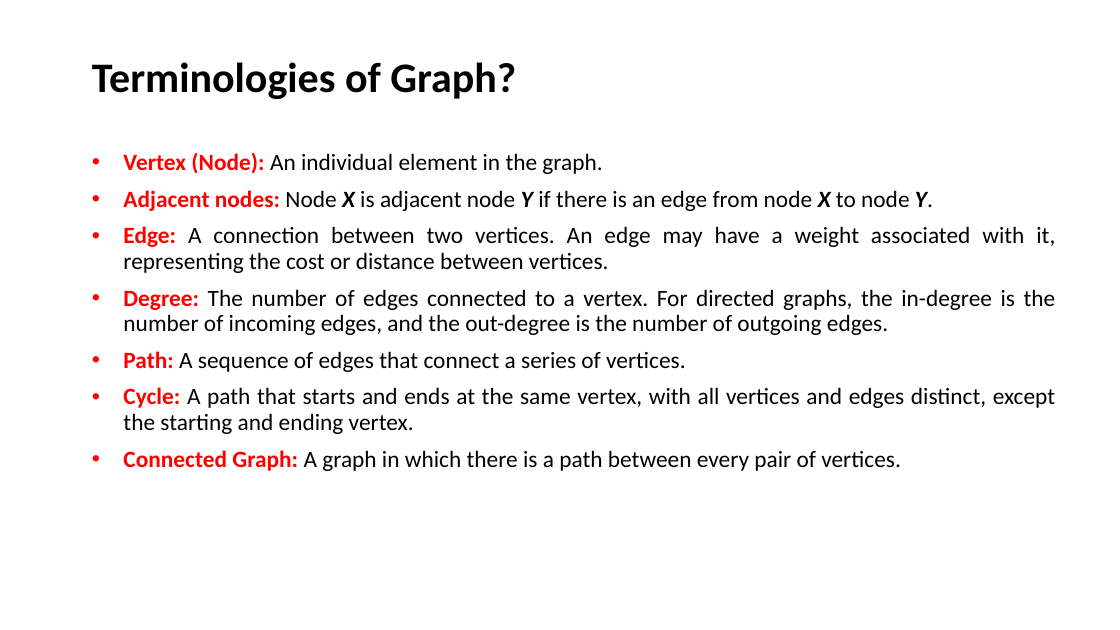
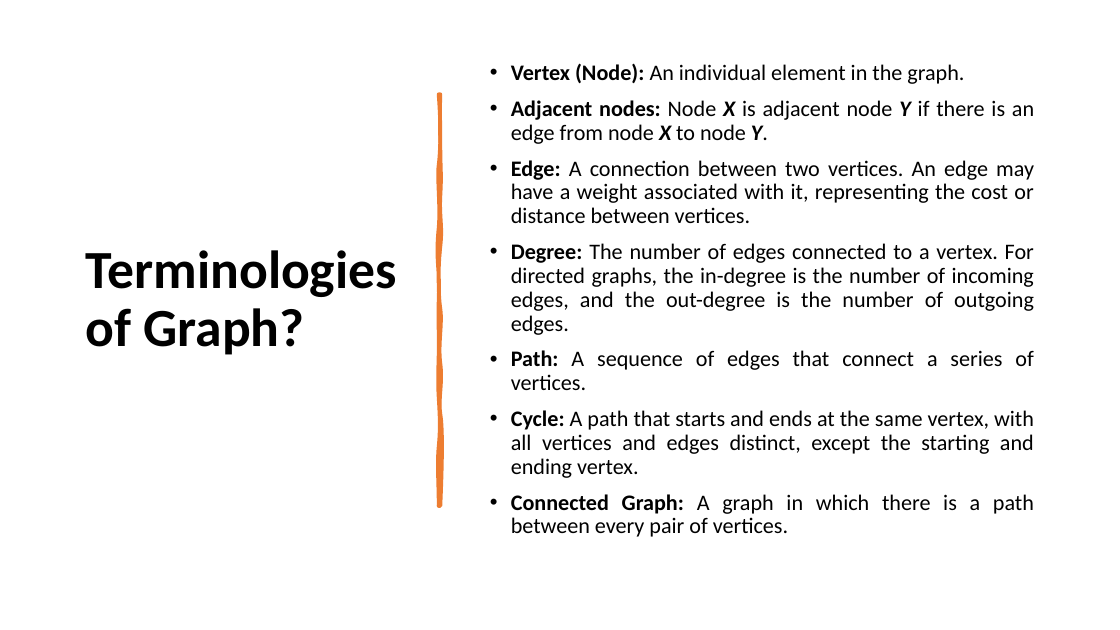
Before and after one commit to alaminbhuyan/DSA-In-Python, a slide deck: slide 7 of Data Structure & Algorithm PDF/Graph Data Structure.pptx. Drawn at 1120x630 pixels with LibreOffice and Linux fonts; fonts in the diff are those of the drawing. Boxes give left, top, right and bottom in pixels: in the first picture for what was removed or moved away, otherwise in the second. Text is boxed around its words. In the diff, an @@ line names an element or a change of style, - is before the commit and + after.

Commit message:
Update Graph Data Structure PPTX file
Replaces the existing Graph Data Structure PowerPoint file with a new version. Specific content changes are not detailed in the diff.

```diff
--- a/Data Structure & Algorithm PDF/Graph Data Structure.pptx
+++ b/Data Structure & Algorithm PDF/Graph Data Structure.pptx
@@ title "Terminologies of Graph?" at (86,250,397,355): size 36 to 46 pt; vertical alignment bottom to middle @@
@@ subtitle "Vertex (Node): An individual element ...": place and size @@
-subtitle "Vertex (Node): An individual element ..." at (123,153,1056,471)
+subtitle "Vertex (Node): An individual element ..." at (511,63,1034,537)
@@ subtitle "Vertex (Node): An individual element ..." at (511,63,1034,537): size 20 to 19 pt; text colour #FF0000 to #000000 in "Vertex (Node):", "Adjacent nodes:", "Edge:", "Degree:" and 3 more places; indent changed; vertical alignment top to middle @@
@@ freeform shape added at (439,94,440,506), fill #ED7D31, outline #ED7D31 3.25 pt @@
```
Also in this commit, not shown: 11 other slides changed, 1 slide added.
